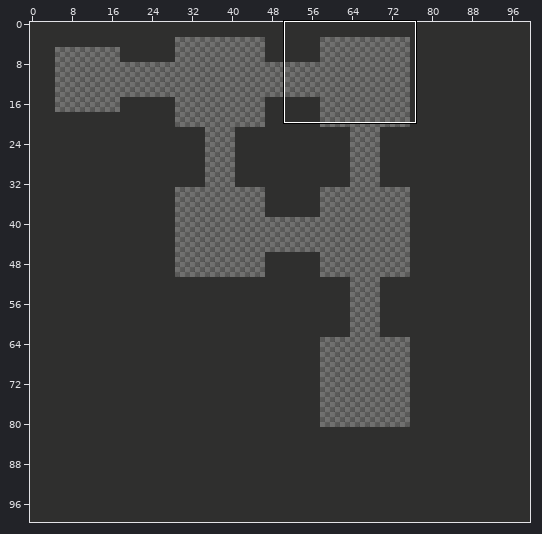
Two versions of a level (Tiled map, tmx/test_map.tmx). Above, an overview of the earlier version with the close-up marked.
Close-up. Before:
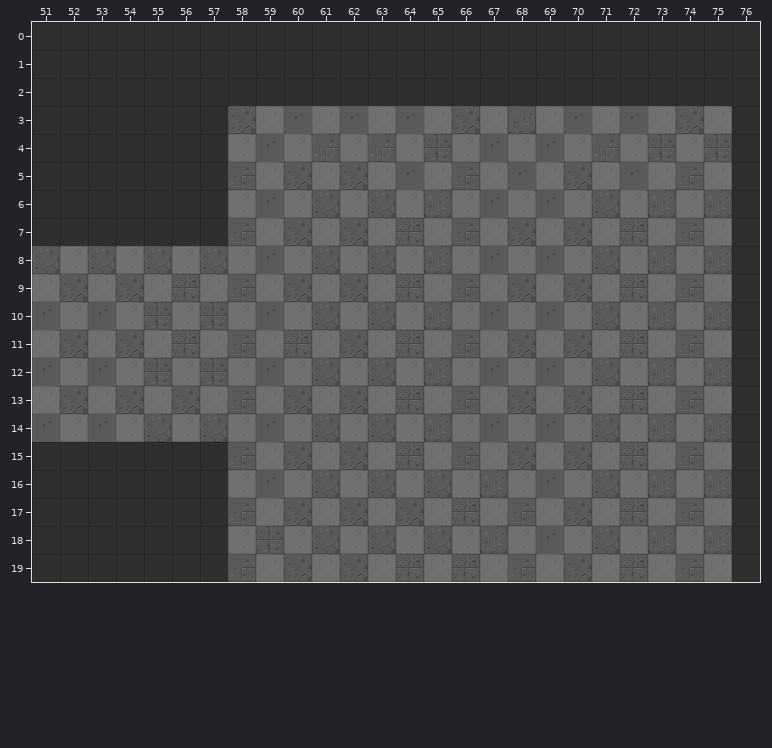
Cells are 32x32 px. Shown: x 51..76, y 0..19. The commit also changed other parts of the map, which this record leaves out.
Once edited:
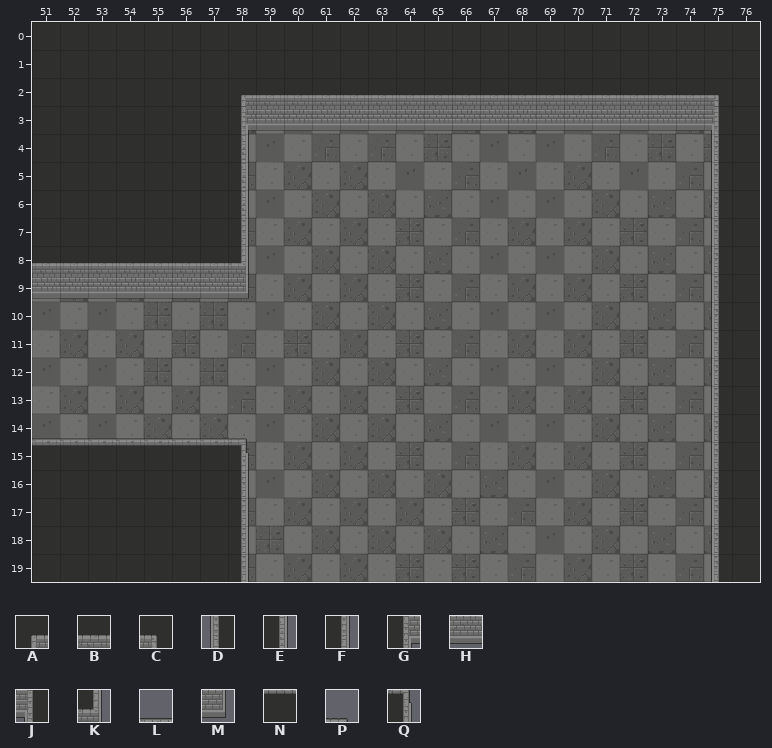
Key: from "tileset_1": A 3, B 4, C 5, D 16, E 16 turned 180, F 18, G 19, H 20, J 21, K 34, L 36, M 50, N 52, P 97, Q 113.
_ is an empty cell, . an unchanged one.
Tiles of an added or newly shown layer are drawn over the layers below it.
From old to new:
--- layer "walls" (now shown)
@@ x 51..75 @@
- 2 .......__________________
- 3 .......__________________
- 4 ......._................_
- 5 ......._................_
- 6 ......._................_
- 7 ......._................_
- 8 ________................_
- 9 ________................_
-10 ........................_
-11 ........................_
-12 ........................_
-13 ........................_
-14 ________................_
-15 ________................_
-16 ......._................_
-17 ......._................_
-18 ......._................_
-19 ......._................_
+ 2 .......ABBBBBBBBBBBBBBBBC
+ 3 .......GHHHHHHHHHHHHHHHHJ
+ 4 .......E................D
+ 5 .......E................D
+ 6 .......E................D
+ 7 .......F................D
+ 8 BBBBBBBK................D
+ 9 HHHHHHHM................D
+10 ........................D
+11 ........................D
+12 ........................D
+13 ........................D
+14 LLLLLLLP................D
+15 NNNNNNNQ................D
+16 .......F................D
+17 .......F................D
+18 .......F................D
+19 .......F................D
Where, in picture pixels (left, top, right, bottom), the same in both close-ups:
added: (32, 95, 732, 582)
